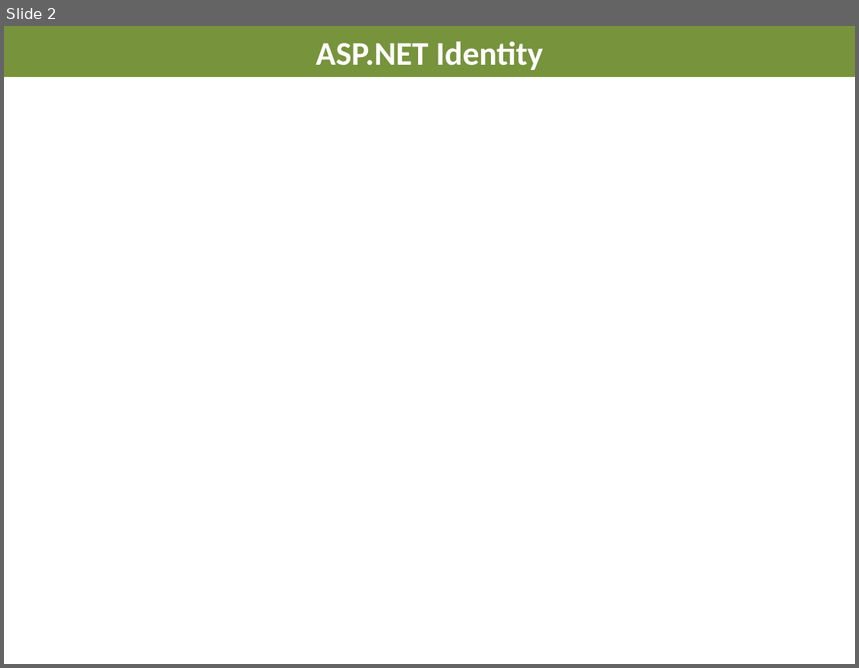
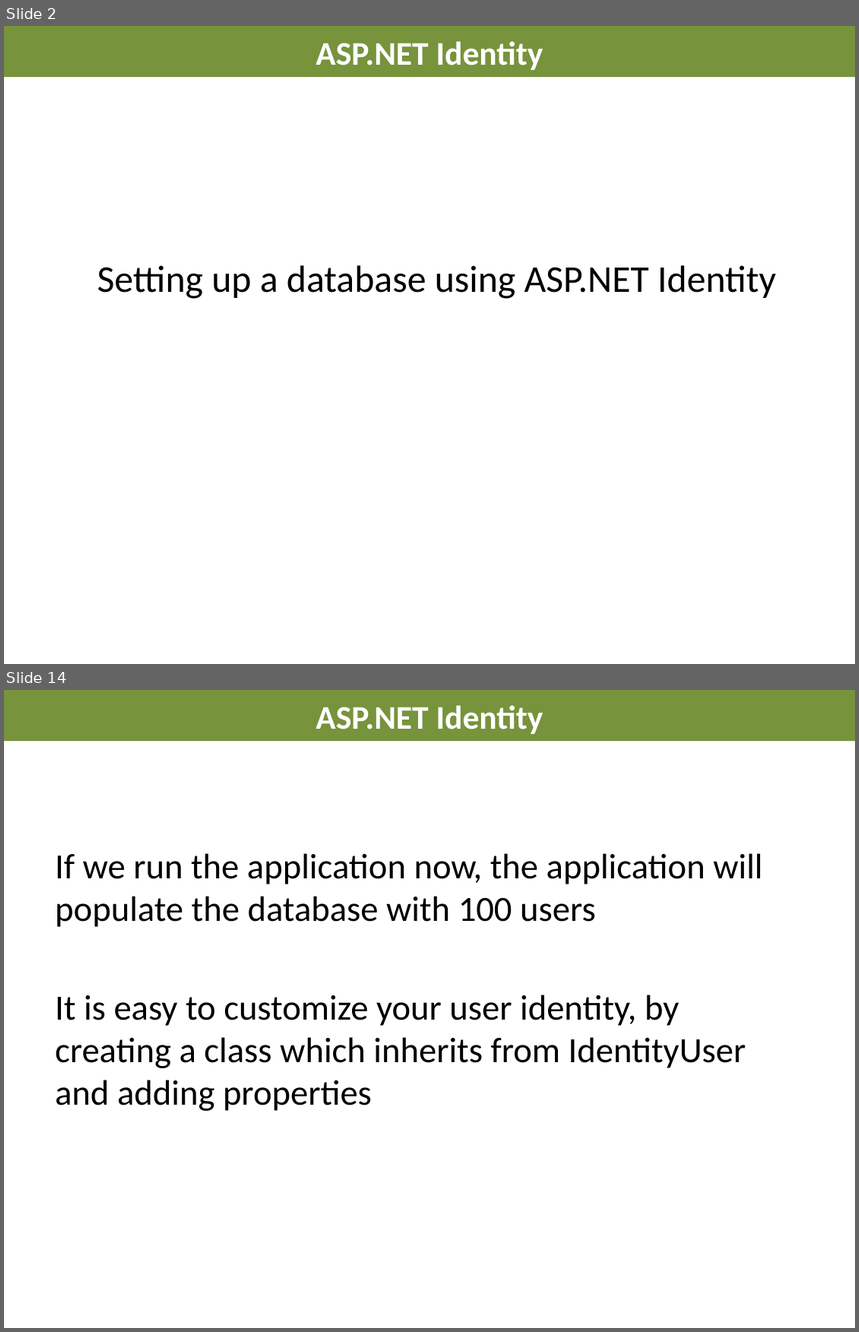
Before and after one commit to AndreasElffors/IdentityTemplate, a slide deck: Documents/Identity-Exercise.pptx. Shown one above the other, each under a label of ours: slide 2 before the commit, slides 2 and 14 after it; the slides between them are not shown. The pictures are 859x668 and 859x1332 pixels, drawn with LibreOffice and Linux fonts; fonts in the diff are those of the drawing; background and template pictures are left out. Boxes give left, top, right and bottom in pixels: in the first picture for what was removed or moved away, otherwise in the second. Text is boxed around its words. In the diff, an @@ line names an element or a change of style, - is before the commit and + after.

Commit message:
Identity-Exercise1

```diff
--- a/Documents/Identity-Exercise.pptx
+++ b/Documents/Identity-Exercise.pptx
@@ slide 14 added at (4,690,855,1328), background #FFFFFF @@
@@ title added at (4,690,855,741), fill #77933C, 28 pt, text #FFFFFF, bold @@
+ASP.NET Identity
@@ text added at (55,853,762,1111), 30 pt, text #000000 @@
+If we run the application now, the application will populate the database with 100 users
+It is easy to customize your user identity, by creating a class which inherits from IdentityUser and adding properties
@@ slide 2 changed as well @@
@@ text added at (97,265,776,299), 32 pt, text #000000 @@
+Setting up a database using ASP.NET Identity
```
Also in this commit, not shown: 13 other slides added.
